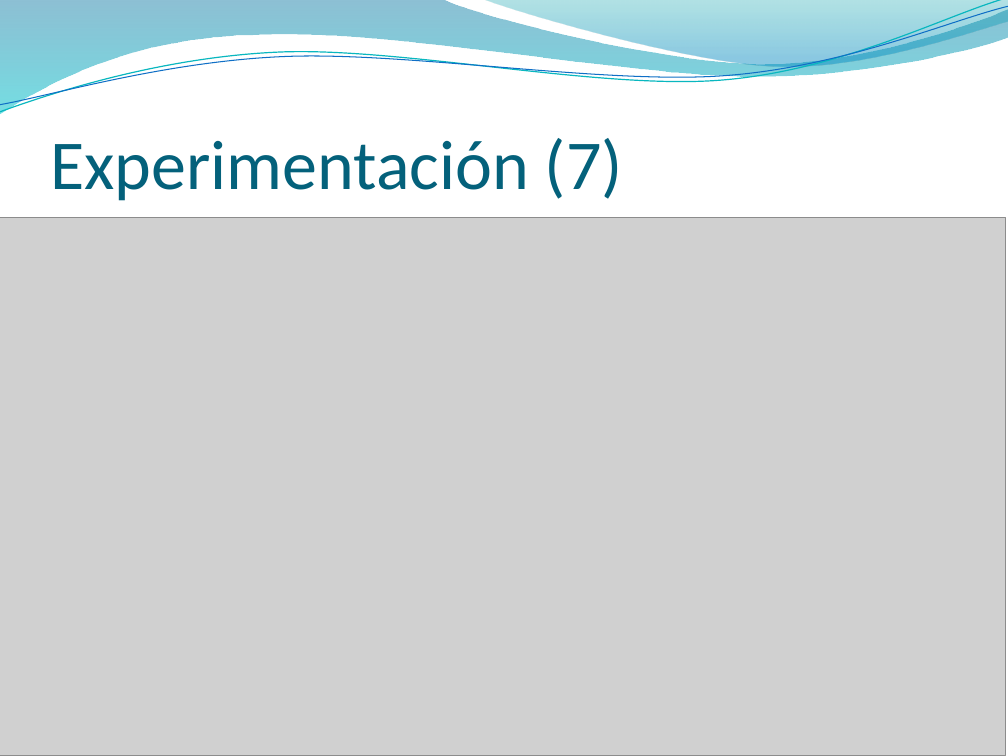
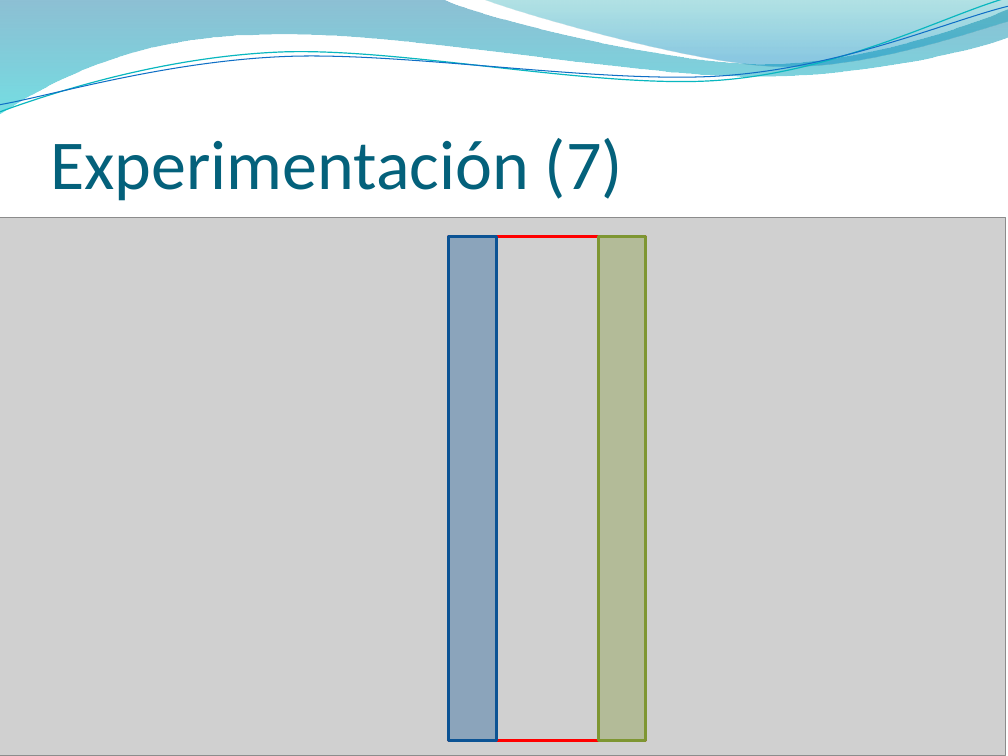
Before and after one commit to jaffadog/neuralito, a slide deck: slide 8 of neuralito/ArfGen/docs/Entregas/Informe Final/presentacion/maxi2.pptx. Drawn at 1008x756 pixels with LibreOffice and Linux fonts; fonts in the diff are those of the drawing; grey boxes stand for pictures; background and template pictures are left out. Boxes give left, top, right and bottom in pixels: in the first picture for what was removed or moved away, otherwise in the second. Text is boxed around its words. In the diff, an @@ line names an element or a change of style, - is before the commit and + after.

```diff
--- a/neuralito/ArfGen/docs/Entregas/Informe Final/presentacion/maxi2.pptx
+++ b/neuralito/ArfGen/docs/Entregas/Informe Final/presentacion/maxi2.pptx
@@ rectangle added at bbox=[449, 236, 645, 740], outline #FF0000 2 pt @@
@@ rectangle added at bbox=[449, 236, 496, 740], fill #0B5394 at 35% opacity, outline #0B5394 2 pt @@
@@ rectangle added at bbox=[599, 236, 646, 740], fill #7E9632 at 35% opacity, outline #7E9632 2 pt @@
```
Also in this commit, not shown: 10 other slides changed.
